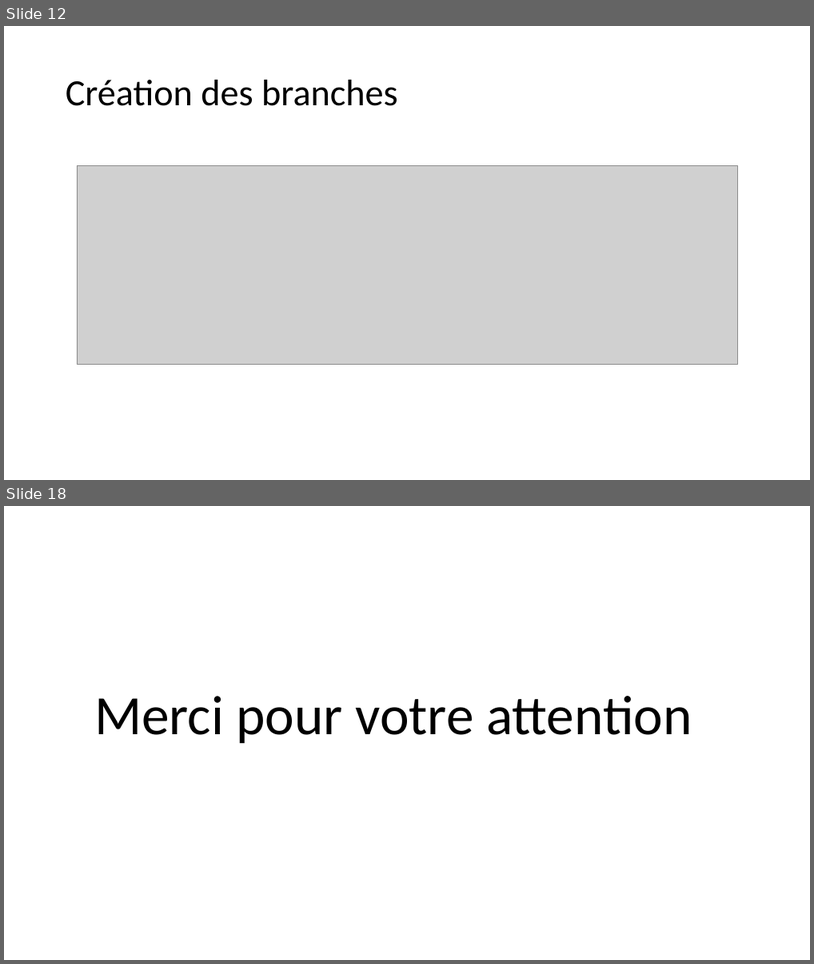
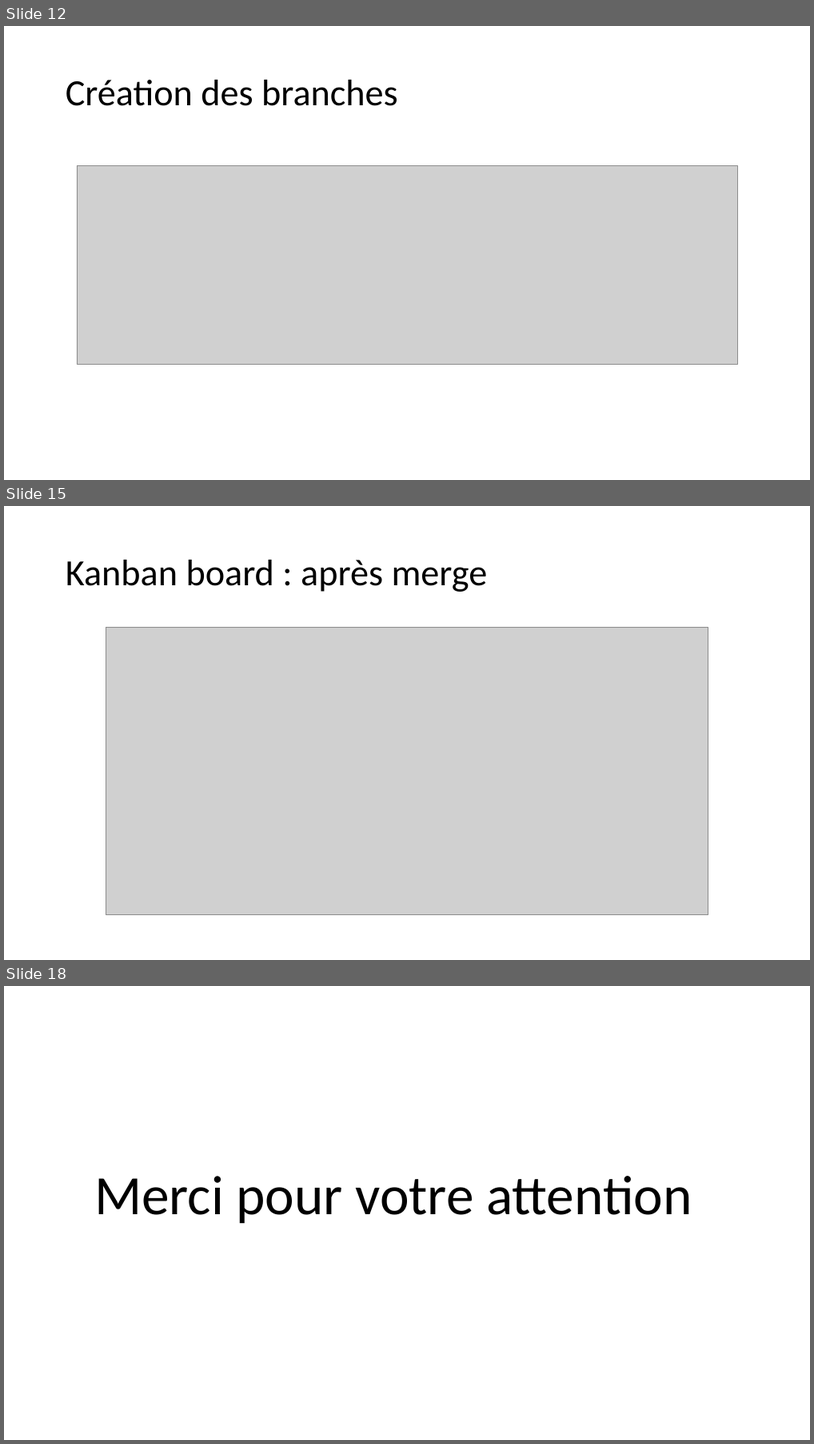
Before and after one commit to saidworks/fil_rouge, a slide deck: Presentation.pptx. Shown one above the other, each under a label of ours: slides 12 and 18 before the commit, slides 12, 15 and 18 after it; the slides between them are not shown. The pictures are 814x964 and 814x1444 pixels, drawn with LibreOffice and Linux fonts; fonts in the diff are those of the drawing; grey boxes stand for pictures. Boxes give left, top, right and bottom in pixels: in the first picture for what was removed or moved away, otherwise in the second. Text is boxed around its words. In the diff, an @@ line names an element or a change of style, - is before the commit and + after.

```diff
--- a/Presentation.pptx
+++ b/Presentation.pptx
@@ slide 15 added at [4, 506, 810, 960], background #FFFFFF @@
@@ title added at [66, 560, 488, 592], 44 pt, text #000000 @@
+Kanban board : après merge
@@ picture added at [106, 627, 709, 915] @@
```
Also in this commit, not shown: 12 slides changed, 1 other slide added, 2 slides removed, 39 other files.
